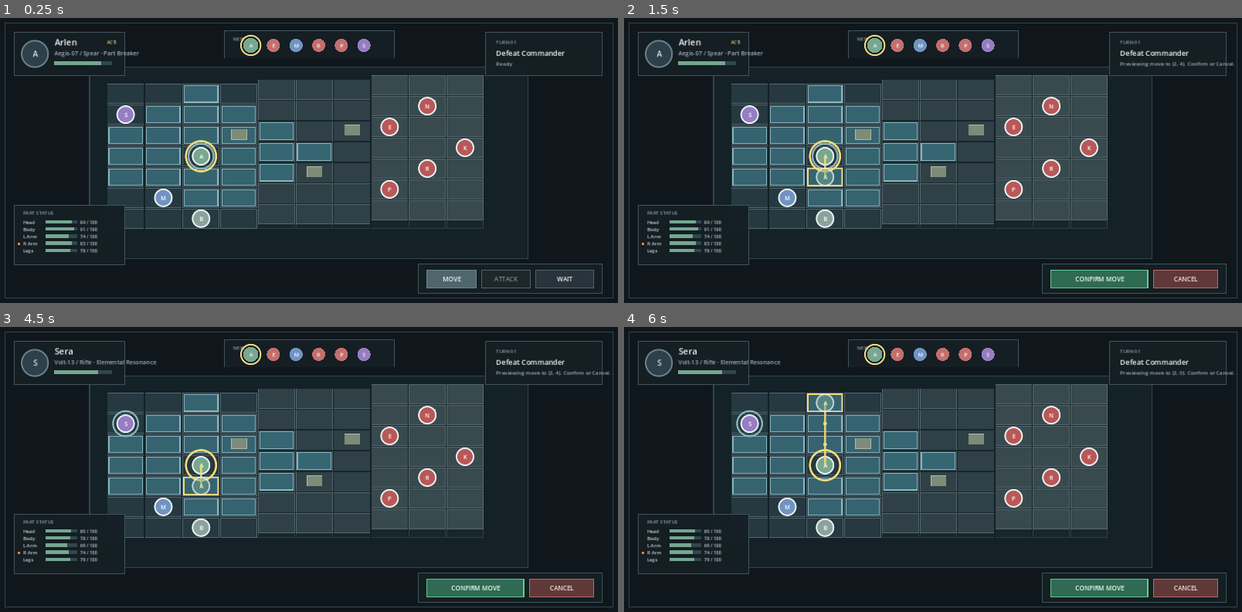
Above: before the commit, frames 1-4 (two rows, left to right).
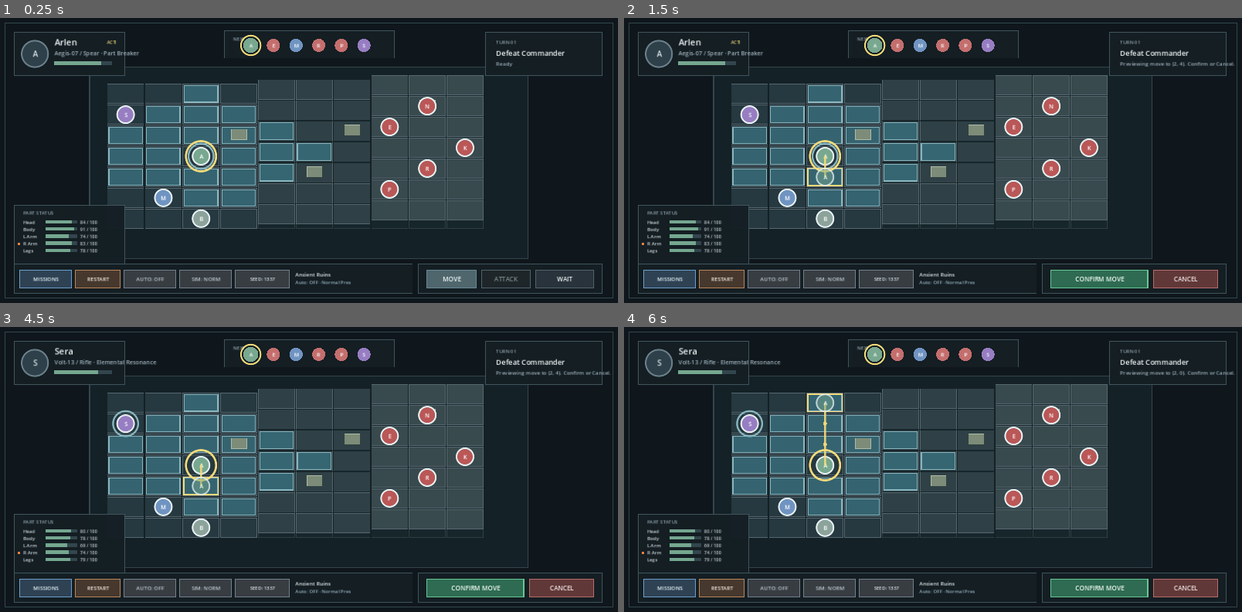
Above: after the commit, the same moments.

Repository: toonnix-github/magic-robot-tactic-war
Game: Godot game, scene res://scenes/main.tscn
The game is run twice, just before and just after one commit, with the same random seed, the same clock (stepped at 60 frames per second) and the same inputs.
Inputs (mouse positions are in pixels of both pictures, inside the frame that each line leads up to):
- Up to frame 1 (0.25 s): no input
- Up to frame 2 (1.5 s): tap Enter at 0.5 s; click (933, 160) at 0.67 s; tap Space at 1.25 s; move the mouse to (809, 174) at 1.27 s; click (809, 174) at 1.42 s
- Up to frame 3 (4.5 s): tap Enter at 2, 3.5 s; move the mouse to (370, 406) at 2.02 s; click (370, 406) at 2.17 s; tap Space at 2.75, 4.25 s; move the mouse to (278, 526) at 2.77 s; click (278, 526) at 2.92 s; move the mouse to (494, 512) at 3.52 s; click (494, 512) at 3.67 s; move the mouse to (123, 426) at 4.27 s; click (123, 426) at 4.42 s
- Up to frame 4 (6 s): move the mouse to (963, 469) at 5.02 s; click (963, 469) at 5.17 s; move the mouse to (840, 398) at 5.77 s; click (840, 398) at 5.92 s

The runs differ from the first frame. In frame 1, 3.3% of the frame differs, in the area x 2-67%, y 86-97%; in frame 2, 3.3%; in frame 3, 3.3%; in frame 4, 3.3%.

Commit message:
feat: mission selector, auto toggle and debug controls (#27)

Diff:
--- a/src/main.gd
+++ b/src/main.gd
@@ -223,6 +223,7 @@
 		"name": "Ancient Ruins",
 		"objective": "defeat_commander",
 		"objective_label": "Defeat Commander",
+		"purpose": "Baseline 7x10 combat, cover positions, stepped elevation up to H2.",
 		"commander_id": "commander",
 		"cover_tiles": [Vector2i(3, 2), Vector2i(5, 4), Vector2i(6, 2), Vector2i(8, 1)],
 	},
@@ -231,6 +232,7 @@
 		"name": "Crystal Quarry",
 		"objective": "defeat_all",
 		"objective_label": "Defeat All Enemies",
+		"purpose": "Steeper terrain, H3 chokepoints, defeat-all objective, loot rewards.",
 		"cover_tiles": [Vector2i(3, 1), Vector2i(3, 5), Vector2i(5, 3), Vector2i(7, 2)],
 		"loot_table": {
 			"credits": 500,
@@ -249,6 +251,7 @@
 		"name": "Ascending Ridge",
 		"objective": "defeat_commander",
 		"objective_label": "Defeat Commander",
+		"purpose": "Continuous slope H0-H4; test uphill assault vs downhill defense.",
 		"commander_id": "commander",
 		"cover_tiles": [Vector2i(3, 2), Vector2i(5, 4), Vector2i(7, 1), Vector2i(7, 5)],
 	},
@@ -313,6 +316,13 @@
 var attack_feedback_log: Array[String] = []
 var attack_feedback_attacker_id := ""
 var attack_feedback_target_id := ""
+const DEBUG_SEEDS: Array[int] = [1337, 42, 9999, 101, 777]
+var current_debug_seed: int = 1337
+var mission_selector_open: bool = false
+var fast_simulation: bool = false
+var last_configured_loadouts: Dictionary = {}
+var debug_rects: Dictionary = {}
+var mission_selector_rects: Dictionary = {}
 
 
 
@@ -362,6 +372,63 @@
 		accept_event()
 		return
 
+	if mission_selector_open:
+		if mission_selector_rects.get("close", Rect2()).has_point(press_position):
+			_close_mission_selector()
+			accept_event()
+			return
+		if mission_selector_rects.get("auto_toggle", Rect2()).has_point(press_position):
+			_toggle_auto_battle()
+			accept_event()
+			return
+		if mission_selector_rects.get("fast_sim", Rect2()).has_point(press_position):
+			_toggle_fast_simulation()
+			accept_event()
+			return
+		if mission_selector_rects.get("seed_cycle", Rect2()).has_point(press_position):
+			_cycle_debug_seed()
+			accept_event()
+			return
+		if mission_selector_rects.get("ancient_ruins", Rect2()).has_point(press_position):
+			_select_mission("ancient_ruins", false)
+			accept_event()
+			return
+		if mission_selector_rects.get("crystal_quarry", Rect2()).has_point(press_position):
+			_select_mission("crystal_quarry", false)
+			accept_event()
+			return
+		if mission_selector_rects.get("ascending_ridge_uphill", Rect2()).has_point(press_position):
+			_select_mission("ascending_ridge", false)
+			accept_event()
+			return
+		if mission_selector_rects.get("ascending_ridge_downhill", Rect2()).has_point(press_position):
+			_select_mission("ascending_ridge", true)
+			accept_event()
+			return
+		accept_event()
+		return
+
+	if debug_rects.get("mission_selector", Rect2()).has_point(press_position):
+		_open_mission_selector()
+		accept_event()
+		return
+	if debug_rects.get("restart", Rect2()).has_point(press_position):
+		_restart_current_mission()
+		accept_event()
+		return
+	if debug_rects.get("auto_toggle", Rect2()).has_point(press_position):
+		_toggle_auto_battle()
+		accept_event()
+		return
+	if debug_rects.get("fast_sim", Rect2()).has_point(press_position):
+		_toggle_fast_simulation()
+		accept_event()
+		return
+	if debug_rects.get("seed_cycle", Rect2()).has_point(press_position):
+		_cycle_debug_seed()
+		accept_event()
+		return
+
 	if turn_state == TurnState.MOVE_PREVIEW:
 		if move_confirm_rect.has_point(press_position):
 			_confirm_move()
@@ -399,7 +466,6 @@
 		accept_event()
 		return
 
-
 	_handle_grid_tap(press_position)
 	accept_event()
 
@@ -413,6 +479,8 @@
 	_draw_part_status_panel()
 	_draw_enemy_inspection_panel()
 	_draw_action_bar()
+	_draw_debug_control_bar()
+	_draw_mission_selector_overlay()
 
 
 func _create_units() -> void:
@@ -3087,7 +3155,10 @@
 				detail = "VICTORY"
 		else:
 			detail = "DEFEAT"
-	draw_string(_font(), _p(1052, 55), "TURN %02d" % turn_number, HORIZONTAL_ALIGNMENT_LEFT, -1.0, _font_size(10), Color(0.56, 0.63, 0.67))
+	var turn_str := "TURN %02d" % turn_number
+	if auto_battle:
+		turn_str += " · AUTO"
+	draw_string(_font(), _p(1052, 55), turn_str, HORIZONTAL_ALIGNMENT_LEFT, -1.0, _font_size(10), Color(0.96, 0.86, 0.48) if auto_battle else Color(0.56, 0.63, 0.67))
 	draw_string(_font(), _p(1052, 80), objective_label, HORIZONTAL_ALIGNMENT_LEFT, -1.0, _font_size(15), Color(0.95, 0.97, 0.97))
 	draw_string(_font(), _p(1052, 101), detail, HORIZONTAL_ALIGNMENT_LEFT, -1.0, _font_size(11), Color(0.62, 0.69, 0.73))
 
@@ -3463,10 +3534,28 @@
 
 
 func set_debug_seed(seed_val: int) -> void:
+	current_debug_seed = seed_val
 	simulation_seed = seed_val
 
 
+func _set_simulation_seed(seed_val: int) -> void:
+	set_debug_seed(seed_val)
+
+
+func _cycle_debug_seed() -> int:
+	var idx: int = DEBUG_SEEDS.find(current_debug_seed)
+	if idx < 0 or idx >= DEBUG_SEEDS.size() - 1:
+		current_debug_seed = DEBUG_SEEDS[0]
+	else:
+		current_debug_seed = DEBUG_SEEDS[idx + 1]
+	simulation_seed = current_debug_seed
+	last_action_message = "Seed: %d" % current_debug_seed
+	queue_redraw()
+	return current_debug_seed
+
+
 func configure_player_loadouts(loadouts: Dictionary) -> void:
+	last_configured_loadouts = loadouts.duplicate(true)
 	for unit_id in loadouts.keys():
 		var unit: Dictionary = _unit_by_id(str(unit_id)) if _unit_by_id(str(unit_id)) is Dictionary else {}
 		if not unit.is_empty() and str(unit.get("team", "")) == "player":
@@ -3490,6 +3579,218 @@
 					_install_orb(unit, str(part_name), str(cfg["orbs"][part_name]))
 
 
+func _select_mission(mission_id: String, swapped_sides: bool = false) -> void:
+	mission_selector_open = false
+	current_mission = mission_id
+	mission_swapped_sides = swapped_sides
+	simulation_seed = current_debug_seed
+	_load_mission(mission_id, swapped_sides)
+	if not last_configured_loadouts.is_empty():
+		configure_player_loadouts(last_configured_loadouts)
+	last_action_message = "Loaded %s" % str(MISSIONS_DATA.get(mission_id, {}).get("name", mission_id))
+	queue_redraw()
+
+
+func _restart_current_mission() -> void:
+	_load_mission(current_mission, mission_swapped_sides)
+	simulation_seed = current_debug_seed
+	if not last_configured_loadouts.is_empty():
+		configure_player_loadouts(last_configured_loadouts)
+	last_action_message = "Restarted %s" % str(MISSIONS_DATA.get(current_mission, {}).get("name", current_mission))
+	queue_redraw()
+
+
+func _open_mission_selector() -> void:
+	mission_selector_open = true
+	queue_redraw()
+
+
+func _close_mission_selector() -> void:
+	mission_selector_open = false
+	queue_redraw()
+
+
+func _toggle_mission_selector() -> void:
+	mission_selector_open = not mission_selector_open
+	queue_redraw()
+
+
+func _set_auto_battle(enabled: bool) -> void:
+	auto_battle = enabled
+	last_action_message = "Auto Battle: ON" if auto_battle else "Auto Battle: OFF"
+	if auto_battle and not _is_battle_over() and not _input_locked():
+		if active_unit != null and str(active_unit.get("team", "")) == "player":
+			_resolve_ai_activation(active_unit)
+	queue_redraw()
+
+
+func _toggle_auto_battle() -> void:
+	_set_auto_battle(not auto_battle)
+
+
+func _set_fast_simulation(enabled: bool) -> void:
+	fast_simulation = enabled
+	enemy_presentation_enabled = not enabled
+	attack_presentation_enabled = not enabled
+	last_action_message = "Fast Sim: ON" if enabled else "Fast Sim: OFF"
+	queue_redraw()
+
+
+func _toggle_fast_simulation() -> void:
+	_set_fast_simulation(not fast_simulation)
+
+
+func _draw_debug_control_bar() -> void:
+	var bar_rect := _r(30, 521, 845, 62)
+	_draw_panel(bar_rect)
+	debug_rects.clear()
+
+	var mission_btn := _r(42, 533, 110, 38)
+	debug_rects["mission_selector"] = mission_btn
+	draw_rect(mission_btn, Color(0.18, 0.26, 0.33), true)
+	draw_rect(mission_btn, Color(0.42, 0.62, 0.80), false, 1.5)
+	_draw_centered_text(mission_btn, "MISSIONS", 11, Color(0.92, 0.96, 0.98))
+
+	var restart_btn := _r(160, 533, 95, 38)
+	debug_rects["restart"] = restart_btn
+	draw_rect(restart_btn, Color(0.28, 0.22, 0.18), true)
+	draw_rect(restart_btn, Color(0.72, 0.52, 0.35), false, 1.5)
+	_draw_centered_text(restart_btn, "RESTART", 11, Color(0.96, 0.92, 0.88))
+
+	var auto_btn := _r(263, 533, 110, 38)
+	debug_rects["auto_toggle"] = auto_btn
+	var auto_bg := Color(0.16, 0.38, 0.26) if auto_battle else Color(0.22, 0.24, 0.26)
+	var auto_border := Color(0.40, 0.78, 0.58) if auto_battle else Color(0.45, 0.50, 0.55)
+	var auto_label := "AUTO: ON" if auto_battle else "AUTO: OFF"
+	draw_rect(auto_btn, auto_bg, true)
+	draw_rect(auto_btn, auto_border, false, 1.5)
+	_draw_centered_text(auto_btn, auto_label, 11, Color(0.95, 0.98, 0.95) if auto_battle else Color(0.75, 0.80, 0.82))
+
+	var sim_btn := _r(381, 533, 110, 38)
+	debug_rects["fast_sim"] = sim_btn
+	var sim_bg := Color(0.38, 0.28, 0.14) if fast_simulation else Color(0.22, 0.24, 0.26)
+	var sim_border := Color(0.85, 0.65, 0.30) if fast_simulation else Color(0.45, 0.50, 0.55)
+	var sim_label := "SIM: FAST" if fast_simulation else "SIM: NORM"
+	draw_rect(sim_btn, sim_bg, true)
+	draw_rect(sim_btn, sim_border, false, 1.5)
+	_draw_centered_text(sim_btn, sim_label, 11, Color(0.98, 0.94, 0.88) if fast_simulation else Color(0.75, 0.80, 0.82))
+
+	var seed_btn := _r(499, 533, 115, 38)
+	debug_rects["seed_cycle"] = seed_btn
+	draw_rect(seed_btn, Color(0.22, 0.24, 0.26), true)
+	draw_rect(seed_btn, Color(0.45, 0.50, 0.55), false, 1.5)
+	_draw_centered_text(seed_btn, "SEED: %d" % current_debug_seed, 10, Color(0.85, 0.90, 0.92))
+
+	var m_name := str(MISSIONS_DATA.get(current_mission, {}).get("name", "Mission"))
+	var dep_str := " (Downhill)" if mission_swapped_sides else (" (Uphill)" if current_mission == "ascending_ridge" else "")
+	draw_string(_font(), _p(626, 547), "%s%s" % [m_name, dep_str], HORIZONTAL_ALIGNMENT_LEFT, -1.0, _font_size(11), Color(0.90, 0.94, 0.96))
+	draw_string(_font(), _p(626, 563), "Auto: %s · %s" % ["ON" if auto_battle else "OFF", "Fast Sim" if fast_simulation else "Normal Pres"], HORIZONTAL_ALIGNMENT_LEFT, -1.0, _font_size(10), Color(0.60, 0.70, 0.75))
+
+
+func _draw_mission_selector_overlay() -> void:
+	if not mission_selector_open:
+		return
+	draw_rect(Rect2(Vector2.ZERO, get_viewport_rect().size), Color(0.04, 0.07, 0.09, 0.82), true)
+
+	var modal_rect := _r(220, 45, 870, 515)
+	_draw_panel(modal_rect)
+	mission_selector_rects.clear()
+
+	draw_string(_font(), _p(245, 75), "PHASE 1 MISSION & SCENARIO SELECTOR", HORIZONTAL_ALIGNMENT_LEFT, -1.0, _font_size(16), Color(0.96, 0.86, 0.48))
+	draw_string(_font(), _p(245, 93), "Select mission, deployment orientation, automation mode, and deterministic seed.", HORIZONTAL_ALIGNMENT_LEFT, -1.0, _font_size(11), Color(0.65, 0.72, 0.75))
+
+	var options: Array[Dictionary] = [
+		{
+			"key": "ancient_ruins",
+			"mission_id": "ancient_ruins",
+			"swapped": false,
+			"title": "Ancient Ruins",
+			"tag": "Standard",
+			"objective": "Objective: Defeat Commander",
+			"purpose": str(MISSIONS_DATA["ancient_ruins"]["purpose"]),
+		},
+		{
+			"key": "crystal_quarry",
+			"mission_id": "crystal_quarry",
+			"swapped": false,
+			"title": "Crystal Quarry",
+			"tag": "Defeat All",
+			"objective": "Objective: Defeat All Enemies",
+			"purpose": str(MISSIONS_DATA["crystal_quarry"]["purpose"]),
+		},
+		{
+			"key": "ascending_ridge_uphill",
+			"mission_id": "ascending_ridge",
+			"swapped": false,
+			"title": "Ascending Ridge (Uphill Assault)",
+			"tag": "Elevation H0->H4",
+			"objective": "Objective: Defeat Commander",
+			"purpose": "Continuous slope H0-H4; player deploys at H0 and assaults uphill.",
+		},
+		{
+			"key": "ascending_ridge_downhill",
+			"mission_id": "ascending_ridge",
+			"swapped": true,
+			"title": "Ascending Ridge (Downhill Defense / Swapped)",
+			"tag": "Elevation H4->H0",
+			"objective": "Objective: Defeat Commander",
+			"purpose": "Swapped deployment; player holds the H4 ridge with downhill advantage.",
+		},
+	]
+
+	var y := 110.0
+	for opt in options:
+		var card_rect := _r(240, y, 830, 76)
+		var is_current: bool = current_mission == opt["mission_id"] and mission_swapped_sides == bool(opt["swapped"])
+		var bg_col := Color(0.16, 0.22, 0.26) if not is_current else Color(0.18, 0.28, 0.34)
+		var border_col := Color(0.30, 0.40, 0.48) if not is_current else Color(0.40, 0.78, 0.58)
+		draw_rect(card_rect, bg_col, true)
+		draw_rect(card_rect, border_col, false, 1.5)
+
+		draw_string(_font(), _p(255, y + 22), str(opt["title"]), HORIZONTAL_ALIGNMENT_LEFT, -1.0, _font_size(13), Color(0.96, 0.98, 0.98))
+		draw_string(_font(), _p(255, y + 40), str(opt["objective"]), HORIZONTAL_ALIGNMENT_LEFT, -1.0, _font_size(10), Color(0.46, 0.75, 0.58))
+		draw_string(_font(), _p(255, y + 58), str(opt["purpose"]), HORIZONTAL_ALIGNMENT_LEFT, -1.0, _font_size(10), Color(0.70, 0.75, 0.78))
+
+		var btn_rect := _r(945, y + 18, 110, 40)
+		mission_selector_rects[str(opt["key"])] = btn_rect
+		var btn_bg := Color(0.20, 0.45, 0.32) if is_current else Color(0.22, 0.30, 0.38)
+		var btn_border := Color(0.40, 0.78, 0.58) if is_current else Color(0.45, 0.65, 0.85)
+		var btn_label := "RELOAD" if is_current else "LAUNCH"
+		draw_rect(btn_rect, btn_bg, true)
+		draw_rect(btn_rect, btn_border, false, 1.5)
+		_draw_centered_text(btn_rect, btn_label, 12, Color.WHITE)
+
+		y += 84.0
+
+	var auto_modal_btn := _r(240, 455, 130, 38)
+	mission_selector_rects["auto_toggle"] = auto_modal_btn
+	var auto_bg := Color(0.16, 0.38, 0.26) if auto_battle else Color(0.22, 0.24, 0.26)
+	var auto_border := Color(0.40, 0.78, 0.58) if auto_battle else Color(0.45, 0.50, 0.55)
+	draw_rect(auto_modal_btn, auto_bg, true)
+	draw_rect(auto_modal_btn, auto_border, false, 1.5)
+	_draw_centered_text(auto_modal_btn, "AUTO: ON" if auto_battle else "AUTO: OFF", 11, Color.WHITE)
+
+	var sim_modal_btn := _r(385, 455, 130, 38)
+	mission_selector_rects["fast_sim"] = sim_modal_btn
+	var sim_bg := Color(0.38, 0.28, 0.14) if fast_simulation else Color(0.22, 0.24, 0.26)
+	var sim_border := Color(0.85, 0.65, 0.30) if fast_simulation else Color(0.45, 0.50, 0.55)
+	draw_rect(sim_modal_btn, sim_bg, true)
+	draw_rect(sim_modal_btn, sim_border, false, 1.5)
+	_draw_centered_text(sim_modal_btn, "SIM: FAST" if fast_simulation else "SIM: NORM", 11, Color.WHITE)
+
+	var seed_modal_btn := _r(530, 455, 130, 38)
+	mission_selector_rects["seed_cycle"] = seed_modal_btn
+	draw_rect(seed_modal_btn, Color(0.22, 0.24, 0.26), true)
+	draw_rect(seed_modal_btn, Color(0.45, 0.50, 0.55), false, 1.5)
+	_draw_centered_text(seed_modal_btn, "SEED: %d" % current_debug_seed, 11, Color(0.85, 0.90, 0.92))
+
+	var close_btn := _r(945, 455, 110, 38)
+	mission_selector_rects["close"] = close_btn
+	draw_rect(close_btn, Color(0.32, 0.20, 0.20), true)
+	draw_rect(close_btn, Color(0.75, 0.40, 0.40), false, 1.5)
+	_draw_centered_text(close_btn, "CLOSE", 12, Color(0.96, 0.90, 0.90))
+
+
 
 func _battle_winner() -> String:
 
--- a/tests/godot/battle_milestone_test.gd
+++ b/tests/godot/battle_milestone_test.gd
@@ -102,6 +102,7 @@
 	_run_orb_loadout_and_status_acceptance(scene)
 	_run_pilot_passives_acceptance(scene)
 	_run_weapon_data_validation_acceptance(scene)
+	_run_mission_selector_and_debug_controls_acceptance(scene)
 
 	if _failures.is_empty():
 
@@ -2409,6 +2410,149 @@
 	_assert_equal(sniper["part_weights"]["Head"], 30, "Sniper head weight is highest at 30%")
 
 
+func _run_mission_selector_and_debug_controls_acceptance(scene: Control) -> void:
+	var required_methods := [
+		"_select_mission",
+		"_restart_current_mission",
+		"_open_mission_selector",
+		"_close_mission_selector",
+		"_toggle_mission_selector",
+		"_set_auto_battle",
+		"_toggle_auto_battle",
+		"_set_fast_simulation",
+		"_toggle_fast_simulation",
+		"_set_simulation_seed",
+		"_cycle_debug_seed",
+		"_draw_debug_control_bar",
+		"_draw_mission_selector_overlay",
+	]
+	for method in required_methods:
+		_assert_true(scene.has_method(method), "mission selector API exists: %s" % method)
+	if not _failures.is_empty():
+		return
+
+	_test_each_mission_can_be_selected_and_launched(scene)
+	_test_ascending_ridge_both_deployment_directions(scene)
+	_test_manual_and_auto_mode_toggle_before_battle(scene)
+	_test_fast_simulation_toggles_presentation(scene)
+	_test_debug_seed_selection_and_cycling(scene)
+	_test_restart_restores_initial_mission_state_and_loadouts(scene)
+	_test_deterministic_reproducibility_with_same_seed_mission_loadout(scene)
+	_test_mission_selector_overlay_toggle_and_content(scene)
+
+
+func _test_each_mission_can_be_selected_and_launched(scene: Control) -> void:
+	scene._select_mission("ancient_ruins", false)
+	_assert_equal(scene.current_mission, "ancient_ruins", "Ancient Ruins selected and loaded")
+	_assert_equal(scene.turn_number, 1, "starts at turn 1")
+
+	scene._select_mission("crystal_quarry", false)
+	_assert_equal(scene.current_mission, "crystal_quarry", "Crystal Quarry selected and loaded")
+	_assert_equal(scene.turn_number, 1, "Crystal Quarry starts at turn 1")
+
+	scene._select_mission("ascending_ridge", false)
+	_assert_equal(scene.current_mission, "ascending_ridge", "Ascending Ridge selected and loaded")
+	_assert_equal(scene.turn_number, 1, "Ascending Ridge starts at turn 1")
+
+
+func _test_ascending_ridge_both_deployment_directions(scene: Control) -> void:
+	scene._select_mission("ascending_ridge", false)
+	_assert_false(scene.mission_swapped_sides, "normal deployment is uphill (swapped_sides = false)")
+	var arlen = scene._unit_by_id("arlen")
+	var enemy = scene._unit_by_id("commander")
+	_assert_true(arlen["grid"].x < enemy["grid"].x, "player starts on left side for uphill assault")
+
+	scene._select_mission("ascending_ridge", true)
+	_assert_true(scene.mission_swapped_sides, "swapped deployment is downhill (swapped_sides = true)")
+	arlen = scene._unit_by_id("arlen")
+	enemy = scene._unit_by_id("commander")
+	_assert_true(arlen["grid"].x > enemy["grid"].x, "player starts on right ridge for downhill defense")
+
+
+func _test_manual_and_auto_mode_toggle_before_battle(scene: Control) -> void:
+	scene._select_mission("ancient_ruins", false)
+	scene._set_auto_battle(false)
+	_assert_false(scene.auto_battle, "manual mode can be set before battle")
+
+	scene._toggle_auto_battle()
+	_assert_true(scene.auto_battle, "auto mode can be toggled on")
+
+	scene._toggle_auto_battle()
+	_assert_false(scene.auto_battle, "auto mode can be toggled off")
+
+
+func _test_fast_simulation_toggles_presentation(scene: Control) -> void:
+	scene._set_fast_simulation(true)
+	_assert_true(scene.fast_simulation, "fast simulation can be enabled")
+	_assert_false(scene.enemy_presentation_enabled, "presentation disabled in fast simulation")
+	_assert_false(scene.attack_presentation_enabled, "attack presentation disabled in fast simulation")
+
+	scene._toggle_fast_simulation()
+	_assert_false(scene.fast_simulation, "fast simulation toggled off")
+	_assert_true(scene.enemy_presentation_enabled, "presentation restored for manual play")
+	_assert_true(scene.attack_presentation_enabled, "attack presentation restored for manual play")
+
+
+func _test_debug_seed_selection_and_cycling(scene: Control) -> void:
+	scene._set_simulation_seed(1337)
+	_assert_equal(scene.simulation_seed, 1337, "simulation seed set to 1337")
+	_assert_equal(scene.current_debug_seed, 1337, "current debug seed recorded")
+
+	var cycled: int = scene._cycle_debug_seed()
+	_assert_equal(scene.simulation_seed, cycled, "cycled seed applied to simulation")
+	_assert_equal(scene.current_debug_seed, cycled, "cycled debug seed updated")
+
+
+func _test_restart_restores_initial_mission_state_and_loadouts(scene: Control) -> void:
+	scene._select_mission("ancient_ruins", false)
+	scene.configure_player_loadouts({"arlen": {"weapon": "Sword"}})
+	var arlen = scene._unit_by_id("arlen")
+	_assert_equal(arlen["weapon"], "Sword", "custom weapon configured")
+	scene._damage_part(arlen, "Head", 30)
+	_assert_true(arlen["parts"]["Head"]["hp"] < 84, "Arlen Head took damage")
+
+	scene._restart_current_mission()
+	arlen = scene._unit_by_id("arlen")
+	_assert_equal(scene.turn_number, 1, "turn number reset to 1 on restart")
+	_assert_equal(arlen["weapon"], "Sword", "configured weapon preserved across restart")
+	_assert_equal(arlen["parts"]["Head"]["hp"], 84, "Head HP restored to initial 84")
+	_assert_true(scene.turn_log.is_empty(), "turn log reset on restart")
+
+
+func _test_deterministic_reproducibility_with_same_seed_mission_loadout(scene: Control) -> void:
+	scene._select_mission("ancient_ruins", false)
+	scene.configure_player_loadouts({"arlen": {"weapon": "Sword"}})
+	scene.set_debug_seed(42)
+	var run1: Dictionary = scene.run_auto_battle(20, 42)
+
+	scene._restart_current_mission()
+	scene.set_debug_seed(42)
+	var run2: Dictionary = scene.run_auto_battle(20, 42)
+
+	_assert_equal(run1["winner"], run2["winner"], "reproducible winner with same seed and loadout")
+	_assert_equal(run1["turns"], run2["turns"], "reproducible turns with same seed and loadout")
+	_assert_equal(run1["turn_log"].size(), run2["turn_log"].size(), "reproducible turn log size")
+
+
+func _test_mission_selector_overlay_toggle_and_content(scene: Control) -> void:
+	scene._open_mission_selector()
+	_assert_true(scene.mission_selector_open, "mission selector is open")
+
+	for m_id in ["ancient_ruins", "crystal_quarry", "ascending_ridge"]:
+		var m_data: Dictionary = scene.MISSIONS_DATA[m_id]
+		_assert_true(m_data.has("purpose"), "%s has purpose description" % m_id)
+		_assert_true(str(m_data["purpose"]).length() > 10, "%s purpose is descriptive" % m_id)
+
+	scene.notification(CanvasItem.NOTIFICATION_DRAW)
+
+	scene._close_mission_selector()
+	_assert_false(scene.mission_selector_open, "mission selector closed")
+
+	scene._toggle_mission_selector()
+	_assert_true(scene.mission_selector_open, "mission selector toggled open")
+	scene._close_mission_selector()
+
+
 func _assert_true(actual: bool, message: String) -> void:
 
 
